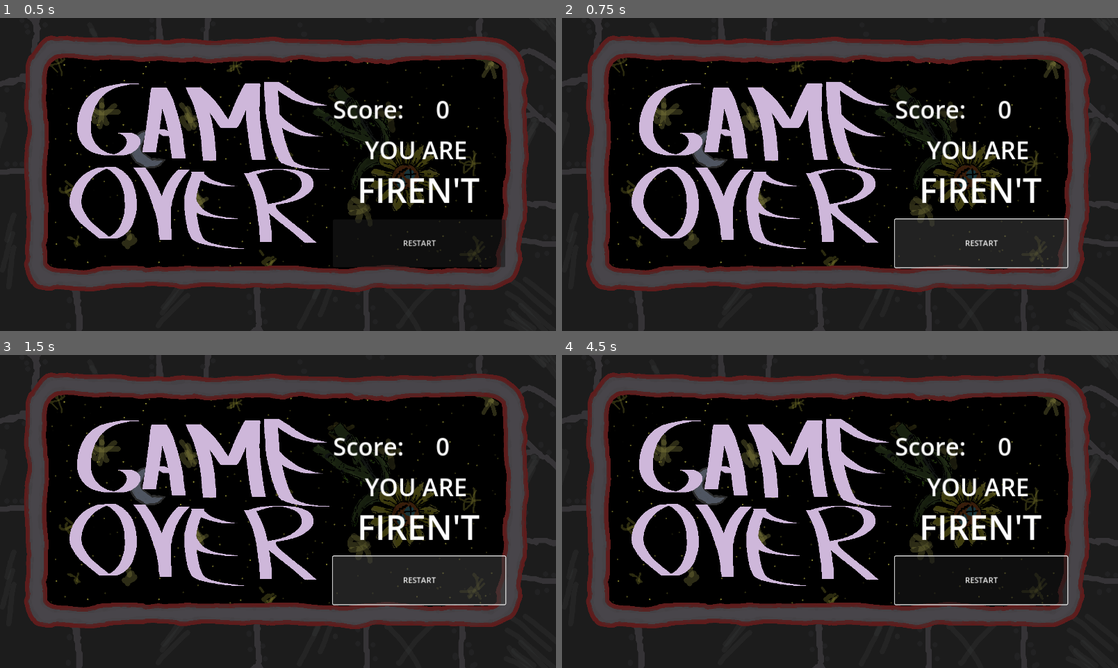
Above: before the commit, frames 1-4 (two rows, left to right).
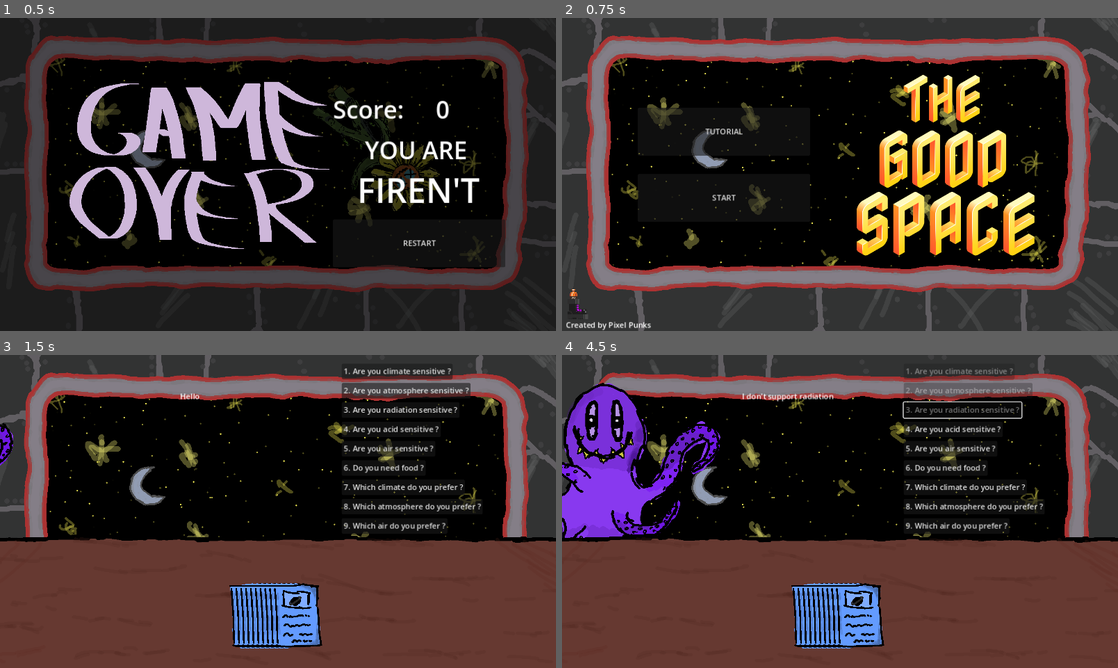
Above: after the commit, the same moments.

Repository: Pixel-Punks/trijam-289
Game: Godot game, scene res://scenes/gameover_screen.tscn
Two runs of this game, one before a commit and one after it. Both use one fixed random seed, a clock stepped at 60 frames per second and the inputs below. This scene is started directly instead of the project's main scene.
Inputs (mouse positions are in pixels of both pictures, inside the frame that each line leads up to):
- Up to frame 1 (0.5 s): no input
- Up to frame 2 (0.75 s): click "RESTART" at 0.5 s
- Up to frame 3 (1.5 s): click "RESTART" (after the commit: "START") at 1.25 s
- Up to frame 4 (4.5 s): click (979, 580) at 2 s, where only the run before the commit has a clickable "RESTART"; click (956, 370) at 2.75 s, where only the run after the commit has a clickable "1. Are you climate sensitive ?"; click (967, 389) at 3.5 s, where only the run after the commit has a clickable "2. Are you atmosphere sensiti…"; click (962, 411) at 4.25 s, where only the run after the commit has a clickable "3. Are you radiation sensitiv…"

Frame 1 is identical in both runs. In frame 2, 44% of the frame differs, in the area x 0-100%, y 0-100%; in frame 3, 62%; in frame 4, 67%.
Error before the commit: Attempt to call function 'stop' in base 'null instance' on a null instance. (res://scripts/game_over.gd:21)

Commit message:
feat: no longer crash on btn click

Diff:
--- a/scripts/game_over.gd
+++ b/scripts/game_over.gd
@@ -18,5 +18,4 @@
 	pass
 
 func _on_start_pressed() -> void:
-	$AudioStreamPlayer.stop()
 	get_tree().change_scene_to_file("res://scenes/start_screen.tscn")
